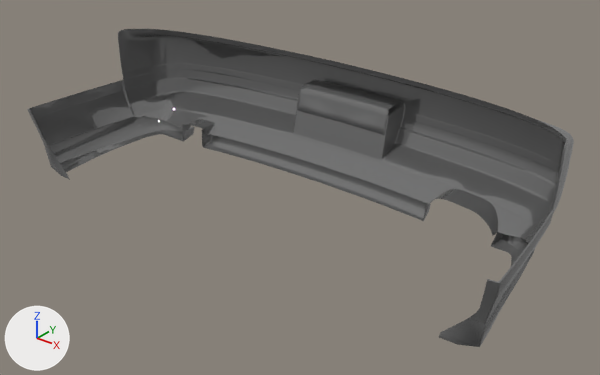
The glTF model content/cars/nissan_rs13/rearbumper_oemkouki.glb: old version first, new version second.
Before and after are seen from a 50 mm camera at (1.451, 0.193, 1.185) aimed at (0.051, 1.943, 0.099). The axes (+X, +Y, +Z) are drawn at lower left. The lights are the same throughout.

Names of what the first picture shows: 'rearbumper'.
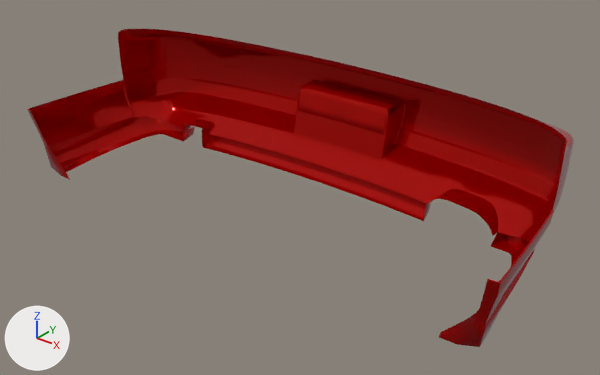
Pixel boxes [x1, y1, x2, y2] of what changed, in the pictures (600 x 375 px):
'rearbumper', surface changed (grey to red)
    both: [27, 29, 574, 347]

What changed in the scene script:
```text
Change mat_paint:
    where n2 = _N.new('ShaderNodeMix'); n2.name = 'Mix'
    n2.inputs[7].default_value: (0.256, 0.256, 0.256, 1.0) -> (0.503, 0.0, 0.0, 1.0)  # 'B', grey #8a8a8a -> 'B', red #bc0000
```
